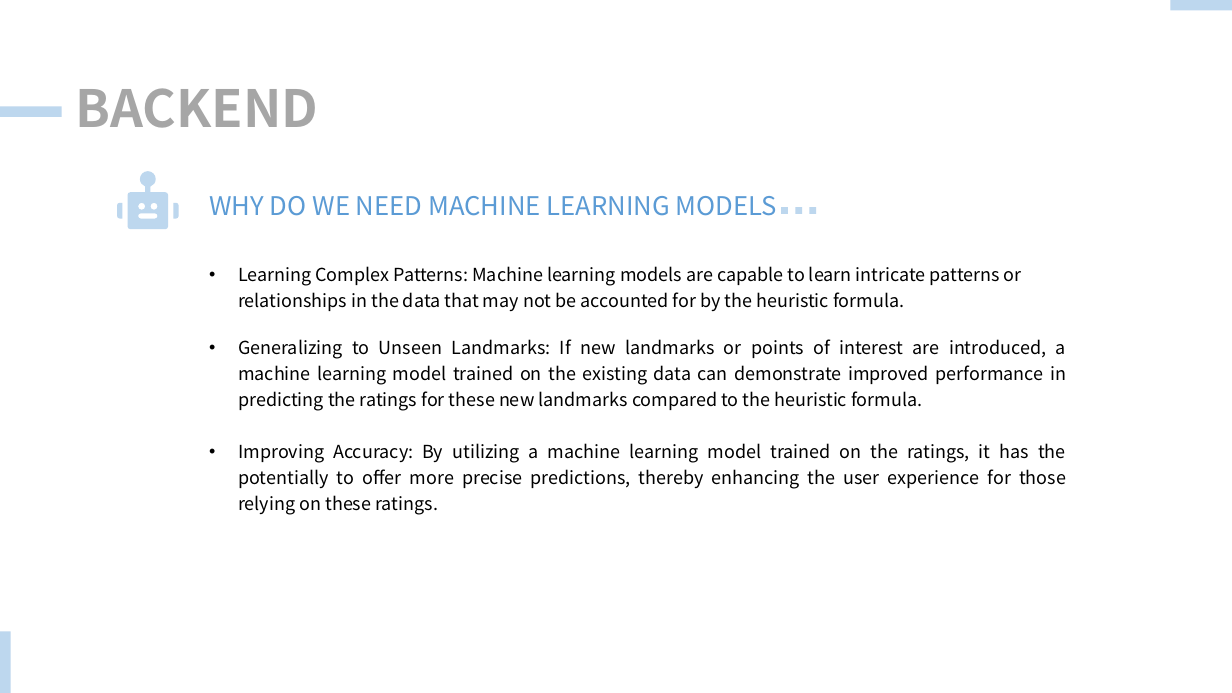
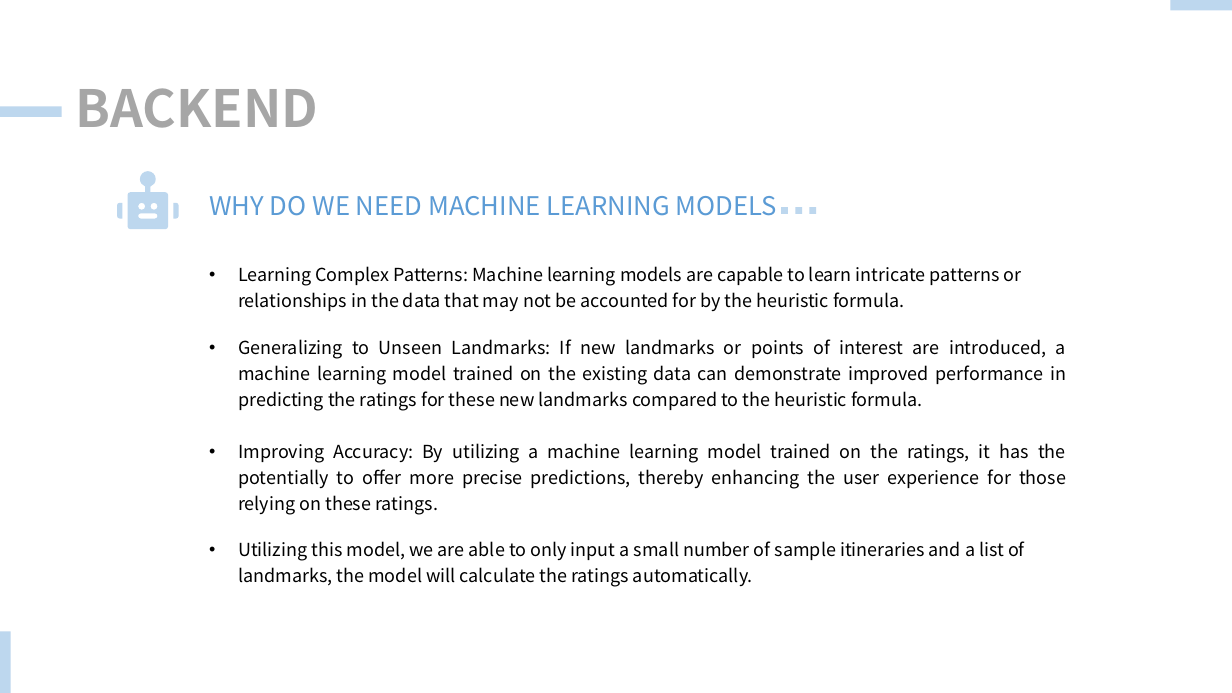
Before and after one commit to 1220780980/TiDB-Hack-Traveling-AI, a slide deck: slide 11 of Presentation.pptx. Drawn at 1232x693 pixels with LibreOffice and Linux fonts; fonts in the diff are those of the drawing. Boxes give left, top, right and bottom in pixels: in the first picture for what was removed or moved away, otherwise in the second. Text is boxed around its words. In the diff, an @@ line names an element or a change of style, - is before the commit and + after.

```diff
--- a/Presentation.pptx
+++ b/Presentation.pptx
@@ text added at (238,541,1025,587), 14 pt, text #000000 @@
+• Utilizing this model, we are able to only input a small number of sample itineraries and a list of landmarks, the model will calculate the ratings automatically.
```
Also in this commit, not shown: 1 slide added, 2 other files.
